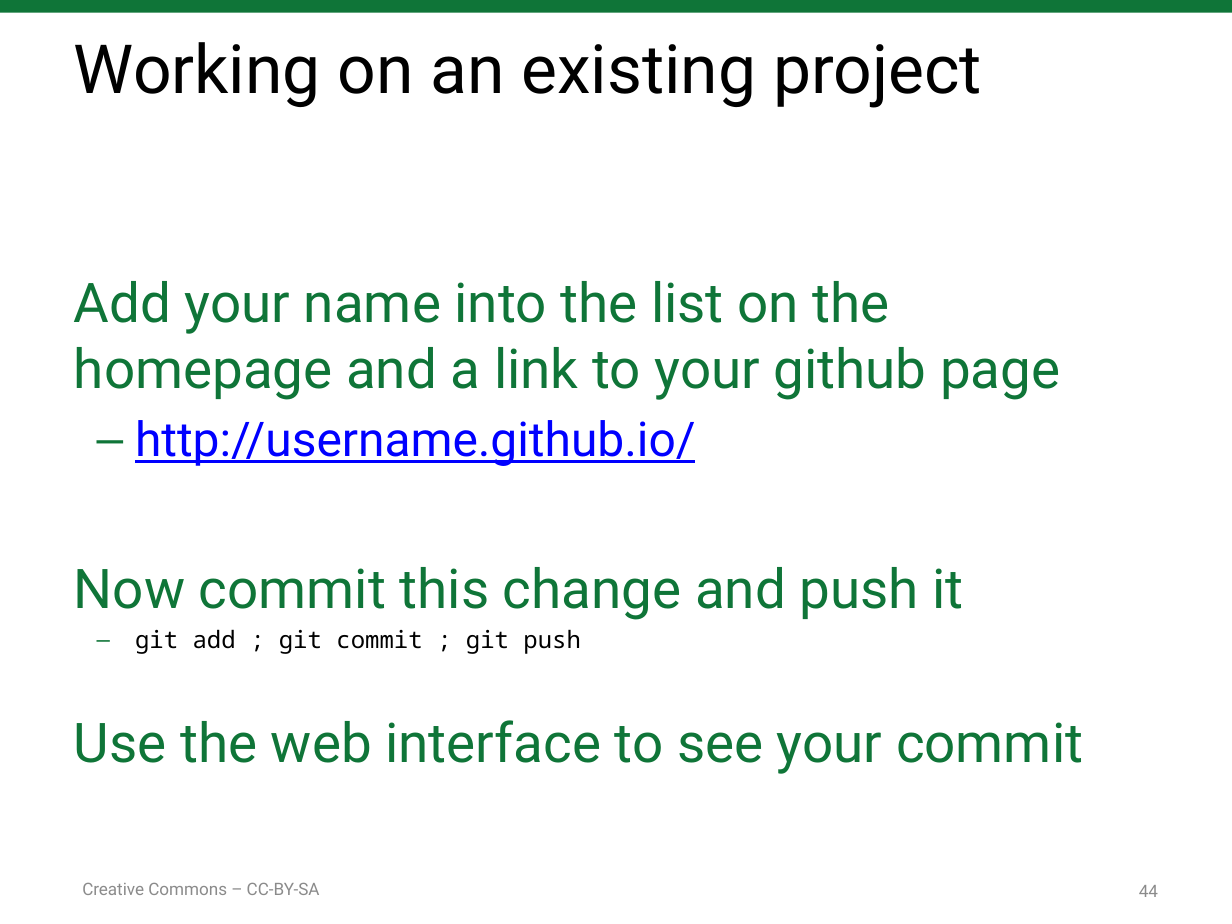
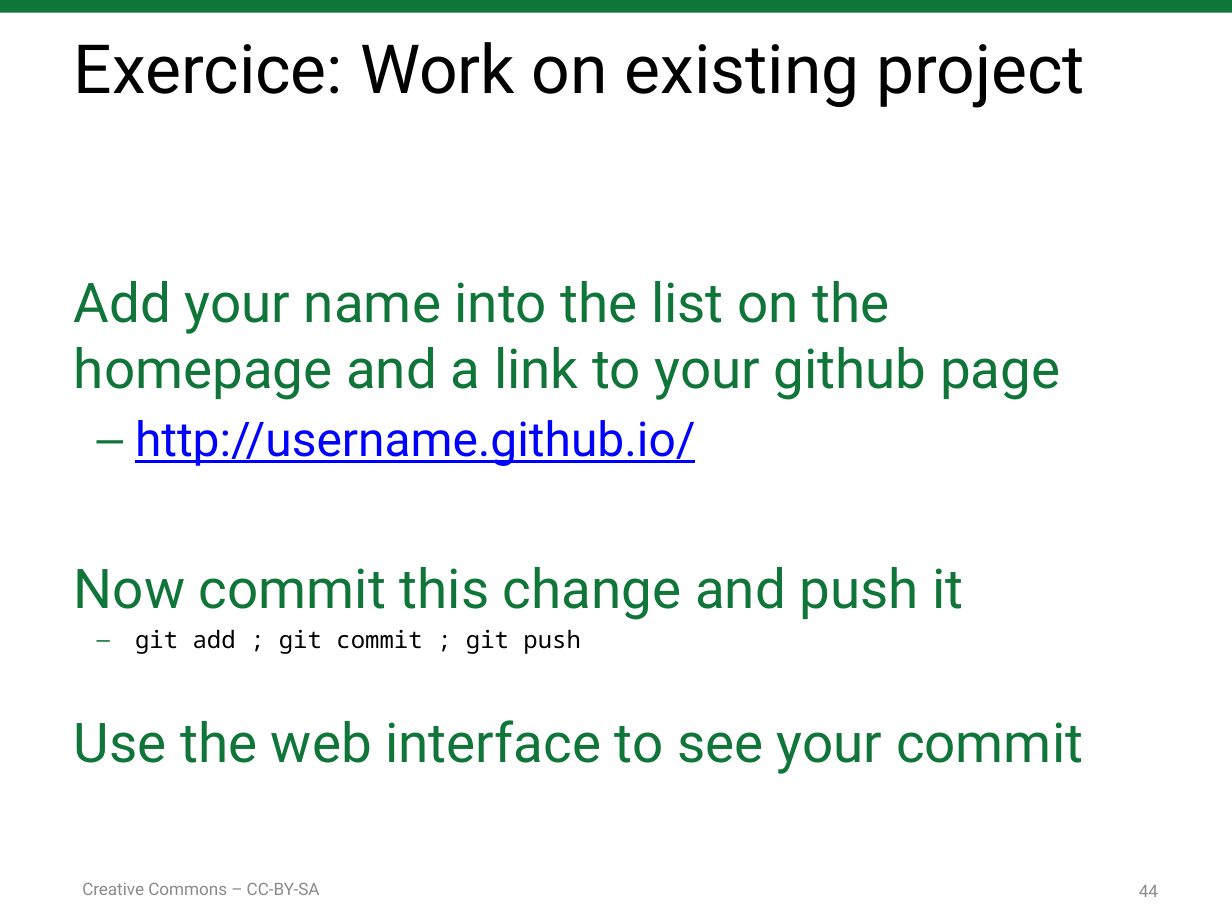
Before and after one commit to sarfata/4hggt, a slide deck: slide 44 of 4Hour-Git-And-GitHub-Training.pptx. Drawn at 1232x924 pixels with LibreOffice and Linux fonts; fonts in the diff are those of the drawing. Boxes give left, top, right and bottom in pixels: in the first picture for what was removed or moved away, otherwise in the second. Text is boxed around its words. In the diff, an @@ line names an element or a change of style, - is before the commit and + after.

```diff
--- a/4Hour-Git-And-GitHub-Training.pptx
+++ b/4Hour-Git-And-GitHub-Training.pptx
@@ title at (74, 42, 1085, 108): text changed @@
-Working on an existing project
+Exercice: Work on existing project
```
Also in this commit, not shown: 2 other slides changed.
